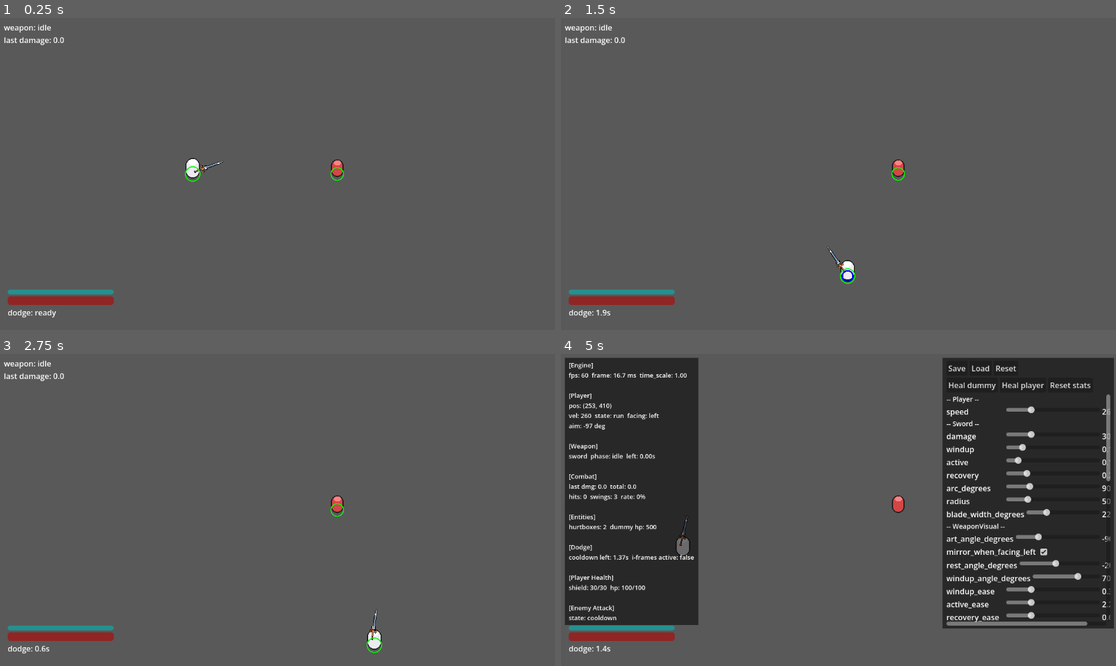
Above: before the commit, frames 1-4 (two rows, left to right).
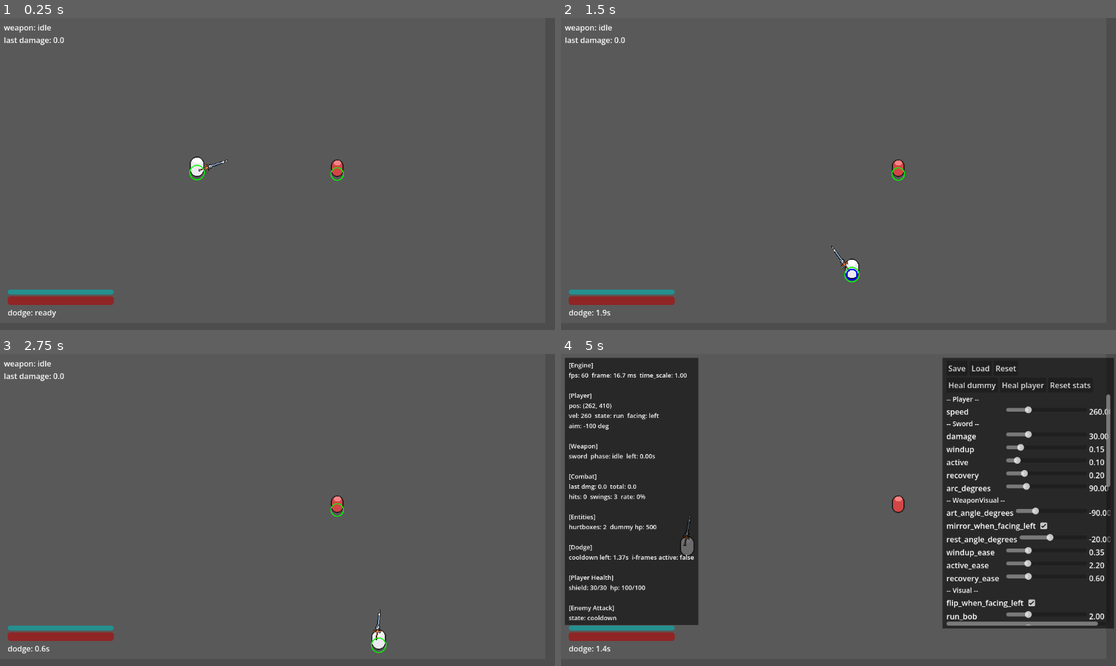
Above: after the commit, the same moments.

Repository: Matcry12/Thiat
Game: Godot game, scene res://scenes/arena.tscn
Same seed, same stepped clock (60 frames per second), same inputs: the game is played once before the commit and once after it.
Inputs (mouse positions are in pixels of both pictures, inside the frame that each line leads up to):
- Up to frame 1 (0.25 s): no input
- Up to frame 2 (1.5 s): tap Enter at 0.5 s; move the mouse to (960, 158) at 0.52 s; hold D (move_right) 0.53-1.28 s; click (960, 158) at 0.6 s; move the mouse to (727, 189) at 1.27 s; hold S (move_down) from 1.28 s (still down); tap Q (dodge) at 1.35 s
- Up to frame 3 (2.75 s): move the mouse to (333, 441) at 2.02 s; release S (move_down) at 2.03 s; hold D (move_right) from 2.03 s (still down); click (333, 441) at 2.1 s
- Up to frame 4 (5 s): move the mouse to (810, 572) at 2.77 s; release D (move_right) at 2.78 s; hold W (move_up) 2.78-3.53 s; tap Q (dodge) at 2.85, 4.35 s; move the mouse to (1005, 556) at 3.52 s; hold A (move_left) from 3.53 s (still down); click (1005, 556) at 3.6 s; tap F1 (debug_hitboxes) at 4.15 s; move the mouse to (672, 463) at 4.27 s; tap F3 (debug_panel) at 4.9 s

The runs differ from the first frame. In frame 1, 0.2% of the frame differs, in the area x 33-42%, y 44-53%; in frame 2, 0.3%; in frame 3, 0.2%; in frame 4, 3.4%, in the area x 4-99%, y 15-88%.

Commit message:
refactor(swing): centred on the mouse, reach derived from the box
Two numbers deleted, not added.

The swing is now symmetric about the aim: the blade pulls back to -arc/2 and
sweeps to +arc/2, so mid-swing it points straight at the cursor.
windup_angle_degrees is gone - it was a second number describing the same
motion, and the two could disagree.

Reach is no longer typed either. WeaponData.radius and blade_width_degrees are
gone; the debug range measures how far the hitbox SHAPE actually extends. A
longer weapon means a bigger box, which is the only honest way to say it.

Ten tests pass, boots clean.

Co-Authored-By: Claude Opus 5 <noreply@anthropic.com>

Diff:
--- a/scenes/arena.tscn
+++ b/scenes/arena.tscn
@@ -16,8 +16,10 @@
 y_sort_enabled = true
 
 [node name="Background" type="ColorRect" parent="." unique_id=1707197360]
-offset_right = 1152.0
-offset_bottom = 648.0
+offset_left = -20.0
+offset_top = -14.0
+offset_right = 1132.0
+offset_bottom = 634.0
 mouse_filter = 2
 color = Color(0.35, 0.35, 0.35, 1)
 
@@ -52,7 +54,7 @@
 shape = SubResource("WallV")
 
 [node name="Player" parent="." unique_id=669736211 instance=ExtResource("1")]
-position = Vector2(400, 324)
+position = Vector2(409, 321)
 
 [node name="Dummy" parent="." unique_id=934264551 instance=ExtResource("2")]
 position = Vector2(700, 324)
@@ -76,6 +78,6 @@
 dummy_path = NodePath("../Dummy")
 debug_overlay_path = NodePath("../DebugOverlay")
 
-[node name="HUD" type="CanvasLayer" parent="."]
+[node name="HUD" type="CanvasLayer" parent="." unique_id=1974175763]
 script = ExtResource("5")
 player_path = NodePath("../Player")
--- a/scripts/components/sector_shape.gd
+++ b/scripts/components/sector_shape.gd
@@ -57,15 +57,15 @@
 ## two floats per physics frame is cheap; rebuild only when they actually
 ## changed since last frame.
 func _physics_process(_delta: float) -> void:
-	if weapon != null and (weapon.blade_width_degrees != _last_weapon_arc or weapon.radius != _last_weapon_radius):
+	if weapon != null and weapon.arc_degrees != _last_weapon_arc:
 		_rebuild()
 
 func _rebuild() -> void:
 	var arc := arc_degrees
 	var r := radius
 	if weapon != null:
-		arc = weapon.blade_width_degrees
-		r = weapon.radius
+		arc = weapon.arc_degrees
+		r = radius
 		_syncing = true
 		arc_degrees = arc
 		radius = r
--- a/scripts/debug/tuning_panel.gd
+++ b/scripts/debug/tuning_panel.gd
@@ -24,7 +24,6 @@
 	"arc_degrees": {"min": 10.0, "max": 360.0},
 	"radius": {"min": 10.0, "max": 200.0},
 	"art_angle_degrees": {"min": -180.0, "max": 180.0},
-	"windup_angle_degrees": {"min": -180.0, "max": 180.0},
 	"rest_angle_degrees": {"min": -180.0, "max": 180.0},
 }
 
--- a/scripts/debug_overlay.gd
+++ b/scripts/debug_overlay.gd
@@ -102,9 +102,10 @@
 ## Capsule) AND a generated sector (CollisionPolygon2D, decision 0011
 ## amendment) — whichever child the Hitbox actually has is the real hit area,
 ## so this is the only honest picture of what can currently hit.
-## The full sweep the weapon can reach this swing: arc_degrees wide, radius deep,
-## centred on the aim. Drawn in the weapon pivot's space so it turns with aim and
-## mirrors with the weapon, exactly like the real hit wedge does.
+## The full sweep this swing covers. Both numbers are DERIVED, never typed:
+##   span   = weapon.arc_degrees, centred on the aim (-arc/2 .. +arc/2)
+##   reach  = how far the hitbox shape actually extends
+## So the outline can never promise reach the box does not have.
 func _draw_swing_range(weapon_holder: WeaponHolder) -> void:
 	var weapon: WeaponData = weapon_holder.weapon
 	if weapon == null:
@@ -112,21 +113,40 @@
 	var pivot := _player.get_node_or_null("WeaponVisual") as Node2D
 	if pivot == null:
 		return
-	# The blade does NOT sweep symmetrically around the aim: it pulls back to
-	# -windup_angle_degrees, then travels forward through arc_degrees. Draw
-	# exactly that span, using the same numbers the motion uses, or the outline
-	# is a lie.
-	var wv := pivot as Node2D
-	var windup_deg: float = wv.get("windup_angle_degrees") if wv.get("windup_angle_degrees") != null else 0.0
-	var start_deg: float = -windup_deg
-	var centre_deg: float = start_deg + weapon.arc_degrees * 0.5
-	var xform := pivot.global_transform * Transform2D(deg_to_rad(centre_deg), Vector2.ZERO)
-	var poly := SectorShape.build_sector_polygon(weapon.arc_degrees, weapon.radius, 0.0, 20)
+	var reach := _hitbox_reach(weapon_holder.hitbox)
+	if reach <= 0.0:
+		return
+	var poly := SectorShape.build_sector_polygon(weapon.arc_degrees, reach, 0.0, 20)
+	var xform := pivot.global_transform
 	var points := PackedVector2Array()
 	for p in poly:
 		points.append(xform * p)
 	points.append(points[0])
 	_draw_layer.draw_polyline(points, Color(1, 1, 1, 0.55), 1.5)
+
+## Furthest point of the hitbox's shape from the swing pivot. This is the
+## weapon's reach — increase it by making the BOX bigger, not by typing a number.
+func _hitbox_reach(hitbox: Hitbox) -> float:
+	if hitbox == null:
+		return 0.0
+	var best := 0.0
+	for child in hitbox.get_children():
+		if child is CollisionShape2D:
+			var cs := child as CollisionShape2D
+			if cs.shape is RectangleShape2D:
+				var half: Vector2 = (cs.shape as RectangleShape2D).size / 2.0
+				for corner in [Vector2(-half.x, -half.y), Vector2(half.x, -half.y),
+						Vector2(half.x, half.y), Vector2(-half.x, half.y)]:
+					best = maxf(best, (cs.position + corner.rotated(cs.rotation)).length())
+			elif cs.shape is CircleShape2D:
+				best = maxf(best, cs.position.length() + (cs.shape as CircleShape2D).radius)
+			elif cs.shape is CapsuleShape2D:
+				var cap := cs.shape as CapsuleShape2D
+				best = maxf(best, cs.position.length() + cap.height * 0.5)
+		elif child is CollisionPolygon2D:
+			for p in (child as CollisionPolygon2D).polygon:
+				best = maxf(best, ((child as Node2D).position + p).length())
+	return best
 
 func _draw_hitbox_outline(hitbox: Hitbox) -> void:
 	for child in hitbox.get_children():
--- a/scripts/visual/weapon_visual.gd
+++ b/scripts/visual/weapon_visual.gd
@@ -30,7 +30,6 @@
 ## is carried diagonally instead of pointing flat forward. The PNG itself always
 ## points +X; this only changes how it is DISPLAYED, never the hit maths.
 @export var rest_angle_degrees := -45.0: set = _set_rest_angle
-@export var windup_angle_degrees := 70.0: set = _set_windup_angle   ## how far back the blade winds up, relative to aim
 
 ## Speed curves. The blade must not travel at a constant speed — Soul Knight
 ## SNAPS the blade up, holds an instant, then accelerates through the slash.
@@ -82,12 +81,14 @@
 	rest_angle_degrees = v
 	_apply_all()
 
+## The swing is centred on the aim: -arc/2 .. +arc/2. There is no separate
+## windup angle to keep in sync — one number describes the whole motion.
+func _half_arc() -> float:
+	return deg_to_rad(weapon.arc_degrees) * 0.5 if weapon else 0.0
+
 func _set_art_angle(v: float) -> void:
 	art_angle_degrees = v
 	_apply_all()
-
-func _set_windup_angle(v: float) -> void:
-	windup_angle_degrees = v
 
 func set_aim_angle(angle: float) -> void:
 	aim_angle = angle
@@ -105,10 +106,12 @@
 	_phase_start_angle = _blade_angle
 	match state:
 		"windup":
-			_phase_target_angle = -deg_to_rad(windup_angle_degrees)
+			# Half the arc BEHIND the aim...
+			_phase_target_angle = -_half_arc()
 		"active":
-			var arc: float = deg_to_rad(weapon.arc_degrees) if weapon else 0.0
-			_phase_target_angle = _phase_start_angle + arc
+			# ...then through to half the arc AHEAD of it, so the blade points
+			# straight at the cursor in the middle of the swing.
+			_phase_target_angle = _half_arc()
 		_:
 			_phase_target_angle = deg_to_rad(rest_angle_degrees)
 
--- a/scripts/weapons/weapon_data.gd
+++ b/scripts/weapons/weapon_data.gd
@@ -9,14 +9,8 @@
 @export var recovery := 0.2
 ## How far the blade sweeps during the active frame. One number, two jobs:
 ## it drives the blade's visual swing (WeaponVisual) AND, since the 0011
-## amendment, how far the blade's hit wedge TRAVELS during the active frame —
-## so the drawn sweep and the hit area can't disagree.
+## How far the swing travels, CENTRED ON THE AIM: the blade pulls back to
+## -arc/2 and sweeps to +arc/2, so mid-swing it points at the cursor.
+## Reach is not a number here — it is whatever the hitbox shape reaches.
 @export var arc_degrees := 90.0
-## How far the hit sector reaches (bán kính). Feeds SectorShape.radius.
-@export var radius := 50.0
-## How THICK the blade's hit area is, in degrees (a narrow wedge, not the whole
-## sweep). The blade carries this wedge and sweeps it through `arc_degrees`
-## during the active frame, so an enemy is hit only when the blade actually
-## reaches them — not instantly across the whole cone.
-@export var blade_width_degrees := 22.0
 @export var color := Color.WHITE
Not shown: 1 places in scenes/arena.tscn that only renumber resources
